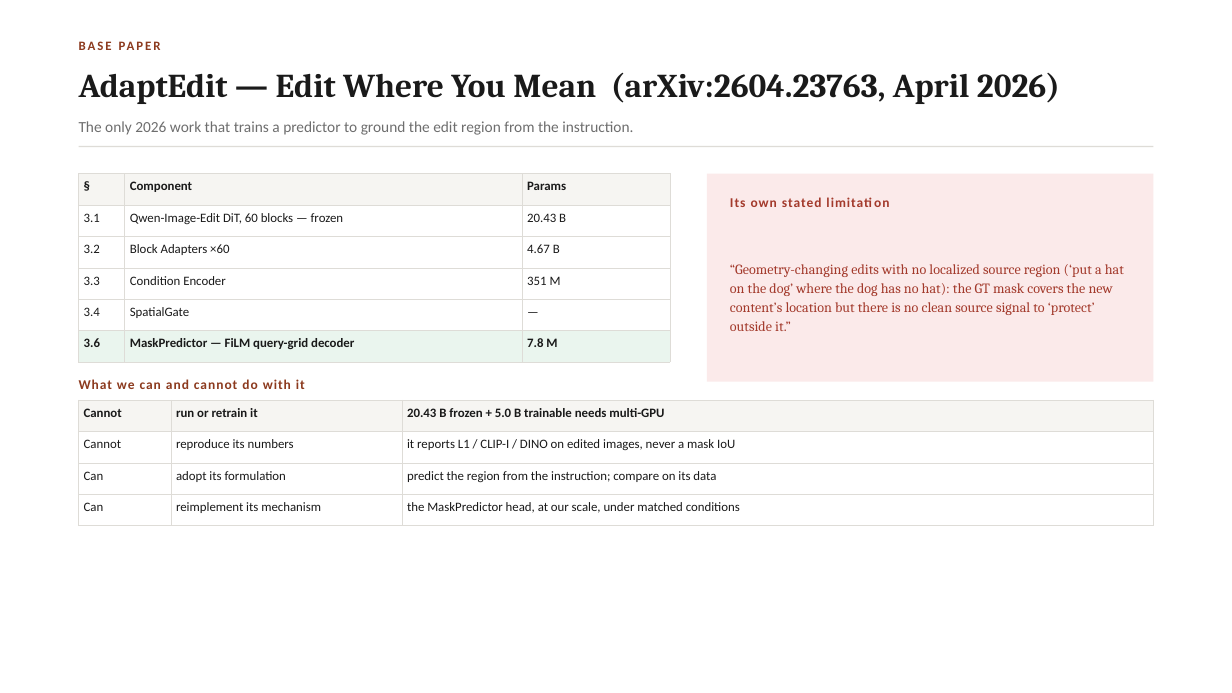
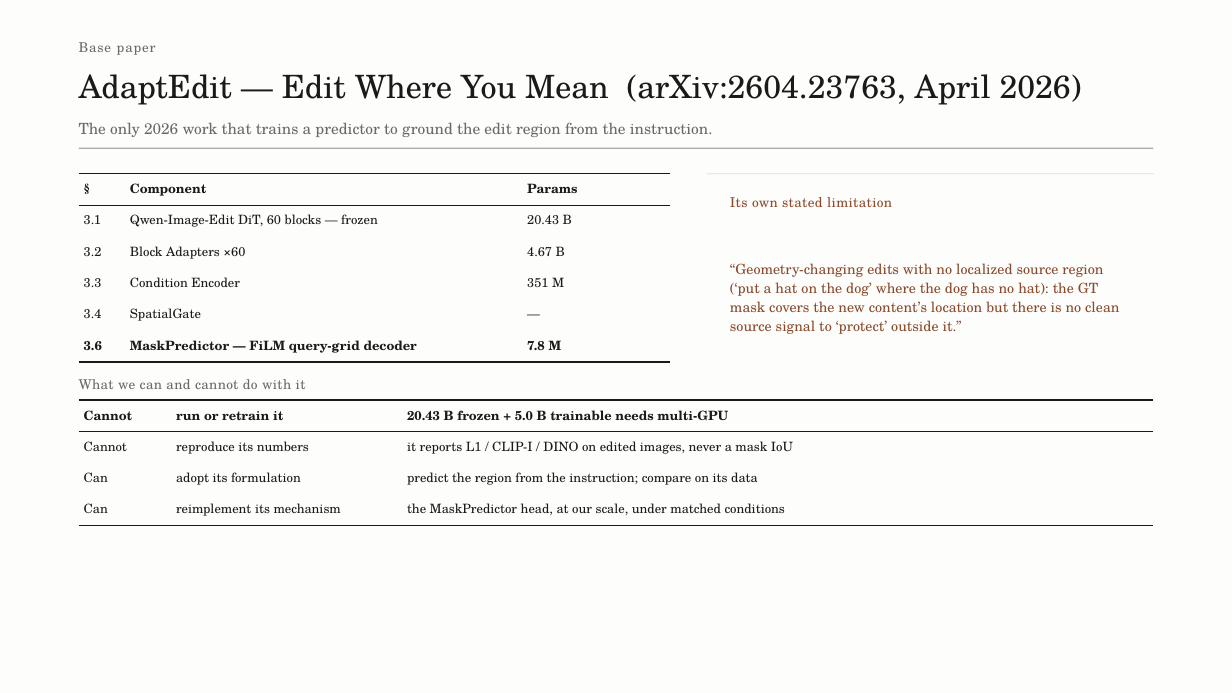
Before and after one commit to Amritha902/edit-region-prediction, a slide deck: slide 3 of deck/ISE_Review1_Final.pptx. Drawn at 1232x693 pixels with LibreOffice and Linux fonts; fonts in the diff are those of the drawing. Boxes give left, top, right and bottom in pixels: in the first picture for what was removed or moved away, otherwise in the second. Text is boxed around its words. In the diff, an @@ line names an element or a change of style, - is before the commit and + after.

```diff
--- a/deck/ISE_Review1_Final.pptx
+++ b/deck/ISE_Review1_Final.pptx
@@ background #FFFFFF to #FDFDFC @@
@@ text at box(79, 42, 156, 55): text changed; size 10 to 10.5 pt; font Calibri to TeX Gyre Schola; text colour #8C3A1E to #6B6963; bold off @@
-BASE PAPER
+Base paper
@@ text "AdaptEdit — Edit Where You ..." at box(79, 74, 1082, 105): size 26 to 25 pt, font Cambria to TeX Gyre Schola, text colour #1A1A1A to #1B1A17, bold off @@
@@ text "The only 2026 work that ..." at box(79, 122, 713, 137): font Calibri to TeX Gyre Schola, text colour #6E6E6E to #6B6963 @@
@@ rectangle at box(79, 148, 1153, 149): fill #DEDCD7 to #1B1A17 @@
@@ table at box(79, 174, 670, 357) @@
@@ fill #F6F5F2 to none in row 1 @@
@@ fill #EAF5EE to none in row 6 @@
@@ font Calibri to TeX Gyre Schola, text colour #1A1A1A to #1B1A17 @@
@@ borders changed @@
@@ rectangle: place and size @@
-rectangle at box(707, 174, 1153, 382)
+rectangle at box(707, 174, 1153, 175)
@@ rectangle at box(707, 174, 1153, 175): fill #FBEAEA to #C9C6BD @@
@@ text "Its own stated limitation" at box(730, 197, 892, 207): font Calibri to TeX Gyre Schola, text colour #A33A2C to #8A4A2C, letter spacing 0.8 to 0.3 pt, bold off @@
@@ text "“Geometry-changing edits with no localized ..." at box(730, 263, 1119, 334): font Cambria to TeX Gyre Schola, text colour #A33A2C to #8A4A2C @@
@@ text "What we can and cannot ..." at box(79, 379, 306, 389): font Calibri to TeX Gyre Schola, text colour #8C3A1E to #6B6963, letter spacing 0.8 to 0.3 pt, bold off @@
@@ table at box(79, 400, 1153, 520) @@
@@ fill #F6F5F2 to none in row 1 @@
@@ font Calibri to TeX Gyre Schola, text colour #1A1A1A to #1B1A17 @@
@@ borders changed @@
```
Also in this commit, not shown: 12 other slides changed, 5 other files.
